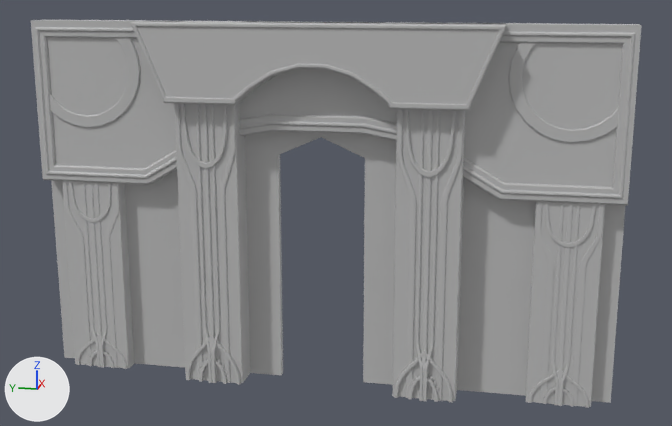
Before and after pictures for a commit that changed the FBX model PROJ/Assets/Art/Meshes/Ruins/SM_Entrance4.fbx.
One viewpoint serves both versions: a camera (50 mm lens) standing at (-60.0, -13.2, 27.5) and looking at (-0.1, -1.2, 12.6). Lighting does not change. The marker at lower left points along +X, +Y and +Z. Where no turn or scale is listed for an object, it has been applied to the vertices.

The first picture shows 'SM_Entrance4'.
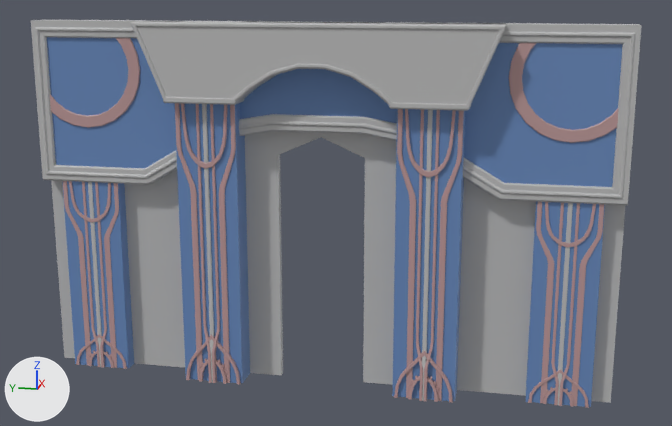
What changed in the scene script:
```text
Add mat_innies:
    mat_innies = principled_material('Innies')
    mat_innies.base_color = (0.5, 0.5, 0.5)  # grey #bcbcbc
Add mat_listparts:
    mat_listparts = principled_material('ListParts')
    mat_listparts.base_color = (0.5, 0.314, 0.314)  # pink #bc9898
Add mat_highlights:
    mat_highlights = principled_material('Highlights')
    mat_highlights.base_color = (0.135, 0.247, 0.5)  # blue #6788bc
Change me_mesh:
    where me_mesh.from_pydata(...)  # 2548 vertices, 2037 faces; spans x -1.7..1.7, y -20.0..20.0, z -12.6..12.6
    used by ob_sm_entrance4; location = (-0.3, 0.0, 12.57)
    me_mesh part 1: 10 of the faces centred in x -0.7..0.7, y -18.7..-5.4, z -5.4..-2.6 switch from mat_lambert1 (grey #bcbcbc) to mat_highlights (blue #6788bc)
    me_mesh part 2: 10 of the faces centred in x -0.7..0.7, y 5.4..18.7, z -5.4..-2.6 switch from mat_lambert1 (grey #bcbcbc) to mat_highlights (blue #6788bc)
    me_mesh part 3: 6 of the faces centred in x 0.2, y -9.2..9.2, z 7.8..9.0 switch from mat_lambert1 (grey #bcbcbc) to mat_highlights (blue #6788bc)
    me_mesh part 4: 1 of the faces centred in x 0.2, y -15.6, z 7.0 switch from mat_lambert1 (grey #bcbcbc) to mat_highlights (blue #6788bc)
    me_mesh part 5: 1 of the faces centred in x 0.2, y 15.6, z 7.0 switch from mat_lambert1 (grey #bcbcbc) to mat_highlights (blue #6788bc)
    me_mesh part 6: 797 of the faces centred in x -1.1..0.2, y -19.5..-5.4, z -12.4..11.8 switch from mat_lambert1 (grey #bcbcbc) to mat_listparts (pink #bc9898)
    me_mesh part 7: 797 of the faces centred in x -1.1..0.2, y 5.4..19.5, z -12.4..11.8 switch from mat_lambert1 (grey #bcbcbc) to mat_listparts (pink #bc9898)
    add me_mesh.materials.append(mat_innies)  # grey #bcbcbc
```

Location of each change, [x1, y1, x2, y2] in pixels of the pictures (672 x 426 px):
part 1 of me_mesh, recoloured (grey to blue)
    both: [392, 109, 605, 407]
part 2 of me_mesh, recoloured (grey to blue)
    both: [62, 103, 250, 383]
part 3 of me_mesh, recoloured (grey to blue)
    both: [143, 43, 506, 183]
part 4 of me_mesh, recoloured (grey to blue)
    both: [505, 43, 623, 187]
part 5 of me_mesh, recoloured (grey to blue)
    both: [47, 37, 145, 168]
part 6 of me_mesh, recoloured
    both: [394, 43, 618, 408]
part 7 of me_mesh, recoloured
    both: [50, 38, 241, 385]
